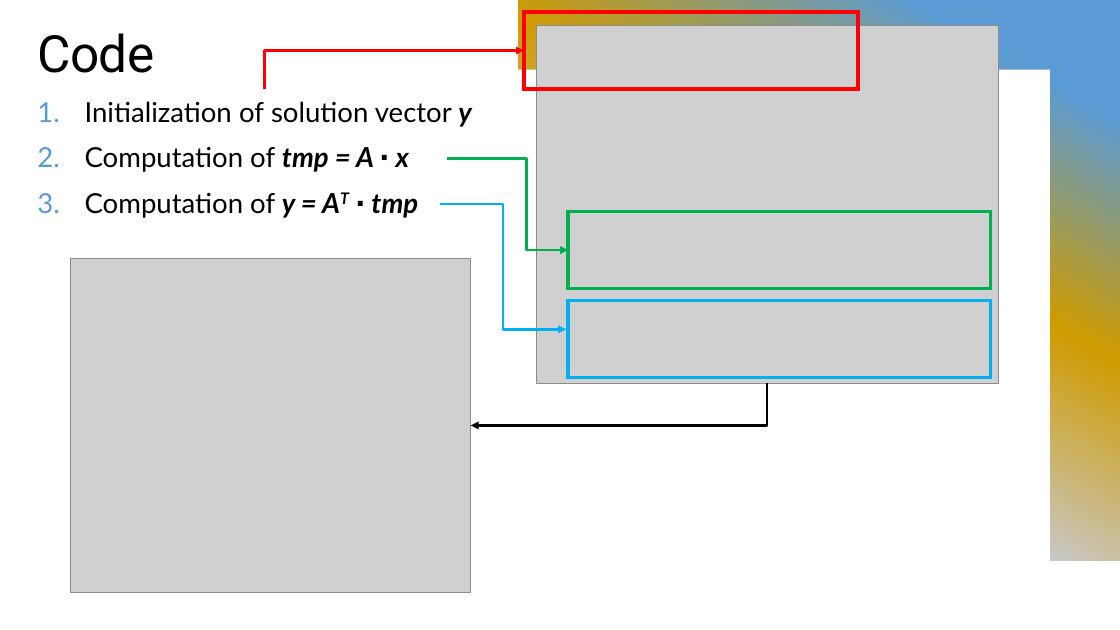
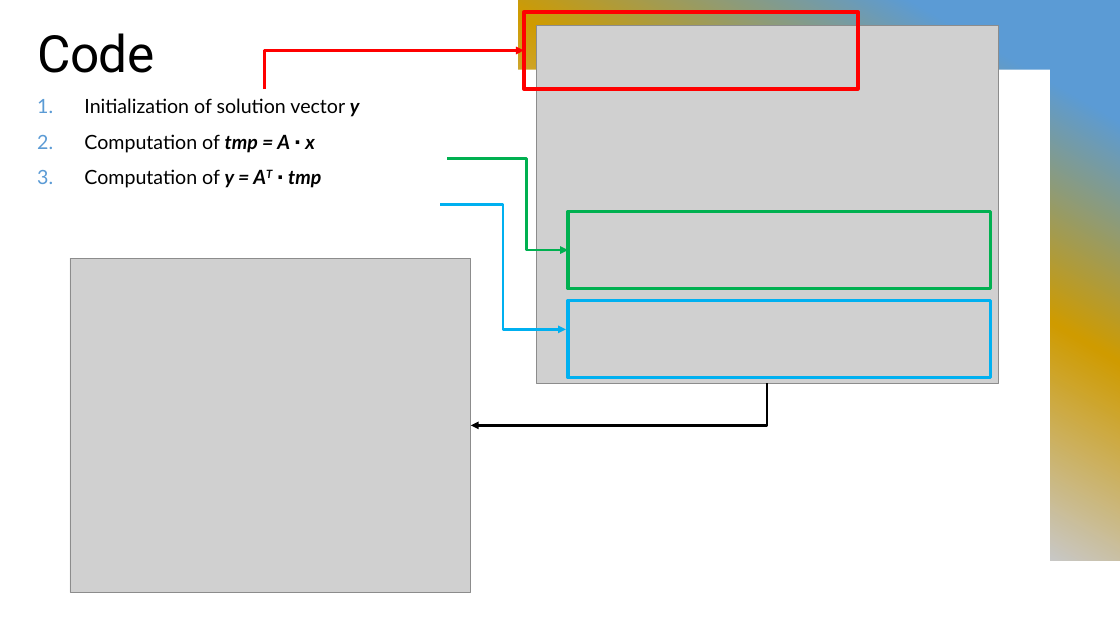
Before and after one commit to salor02/assignment-HPC, a slide deck: slide 3 of assignment-2/ATAX Problem Optimization.pptx. Drawn at 1120x630 pixels with LibreOffice and Linux fonts; fonts in the diff are those of the drawing; grey boxes stand for pictures. Boxes give left, top, right and bottom in pixels: in the first picture for what was removed or moved away, otherwise in the second. Text is boxed around its words. In the diff, an @@ line names an element or a change of style, - is before the commit and + after.

```diff
--- a/assignment-2/ATAX Problem Optimization.pptx
+++ b/assignment-2/ATAX Problem Optimization.pptx
@@ freeform shape at (0, 0, 1120, 561): outline redrawn @@
@@ text "Initialization of solution vector y" at (84, 98, 360, 188): size 23.6 to 16.8 pt @@
```
Also in this commit, not shown: 7 other slides changed, 4 slides added, 1 slide removed.
